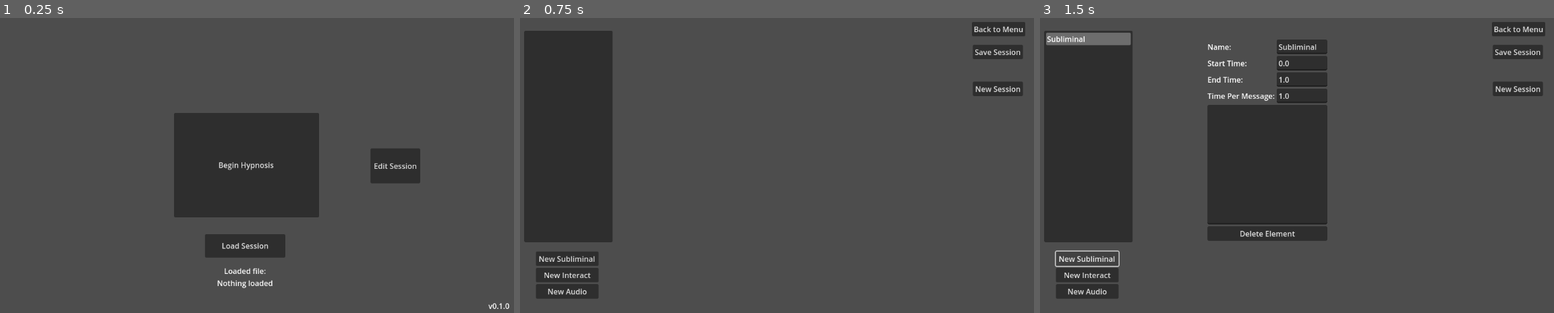
Above: before the commit, frames 1-3 (left to right).
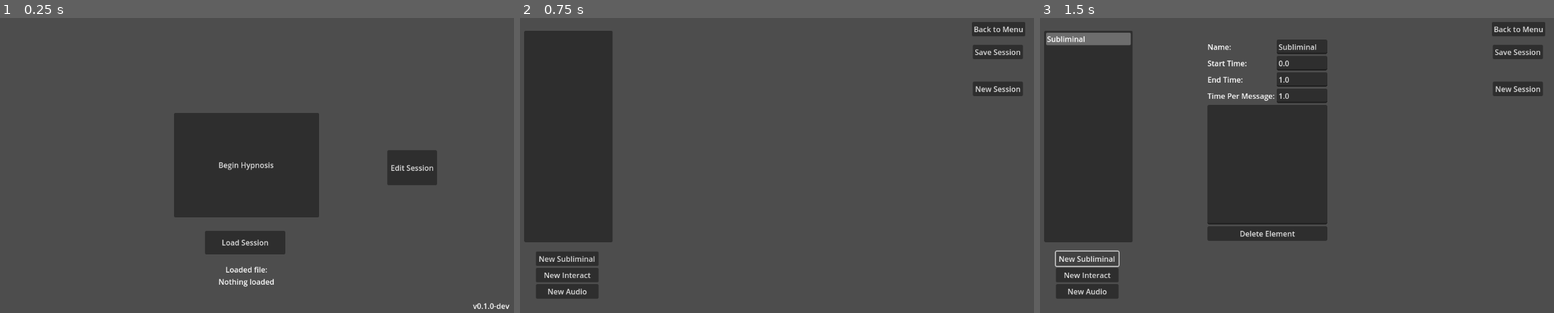
Above: after the commit, the same moments.

Repository: WinterWarp/KeyHypno
Game: Godot game, scene res://Scenes/MainMenuScene.tscn
The game is run twice, just before and just after one commit, with the same random seed, the same clock (stepped at 60 frames per second) and the same inputs.
Inputs:
- Up to frame 1 (0.25 s): no input
- Up to frame 2 (0.75 s): click "Edit Session" at 0.5 s
- Up to frame 3 (1.5 s): click "New Subliminal" at 1.25 s

The runs differ from the first frame. In frame 1, 1.8% of the frame differs, in the area x 39-100%, y 44-99%; in frame 2, nothing differs; in frame 3, nothing differs.

Commit message:
Code cleanup
Cleaned up code related to the MainMenuScene and Load Session dialog.

Diff:
--- a/Scenes/MainMenuScene.tscn
+++ b/Scenes/MainMenuScene.tscn
@@ -23,40 +23,49 @@
 grow_vertical = 2
 text = "Begin Hypnosis"
 
-[node name="SelectSession" type="FileDialog" parent="MainMenuUI"]
-auto_translate_mode = 1
-title = "Open a File"
-initial_position = 4
-size = Vector2i(800, 450)
-ok_button_text = "Open"
-file_mode = 0
-access = 2
-filters = PackedStringArray("*.hypsav")
-script = ExtResource("2_s3swi")
+[node name="SessionSelectButton" type="Button" parent="MainMenuUI"]
+anchors_preset = 8
+anchor_left = 0.5
+anchor_top = 0.5
+anchor_right = 0.5
+anchor_bottom = 0.5
+offset_left = -89.0
+offset_top = 141.0
+offset_right = 83.0
+offset_bottom = 191.0
+grow_horizontal = 2
+grow_vertical = 2
+text = "Load Session"
+
+[node name="BeginEditingButton" type="Button" parent="MainMenuUI"]
+anchors_preset = 6
+anchor_left = 1.0
+anchor_top = 0.5
+anchor_right = 1.0
+anchor_bottom = 0.5
+offset_left = -275.0
+offset_top = -32.0
+offset_right = -169.0
+offset_bottom = 43.0
+grow_horizontal = 0
+grow_vertical = 2
+text = "Edit Session"
 
 [node name="SessionSelectedLabel" type="Label" parent="MainMenuUI"]
-offset_left = 487.0
-offset_top = 539.0
-offset_right = 659.0
-offset_bottom = 651.0
+anchors_preset = 7
+anchor_left = 0.5
+anchor_top = 1.0
+anchor_right = 0.5
+anchor_bottom = 1.0
+offset_left = -348.0
+offset_top = -112.0
+offset_right = 348.0
+grow_horizontal = 2
+grow_vertical = 0
 text = "Loaded file:
 Nothing loaded"
 horizontal_alignment = 1
 autowrap_mode = 3
-
-[node name="BeginEditingButton" type="Button" parent="MainMenuUI"]
-offset_left = 841.0
-offset_top = 288.0
-offset_right = 947.0
-offset_bottom = 363.0
-text = "Edit Session"
-
-[node name="SessionSelectButton" type="Button" parent="MainMenuUI"]
-offset_left = 487.0
-offset_top = 472.0
-offset_right = 659.0
-offset_bottom = 522.0
-text = "Load Session"
 
 [node name="VersionLabel" type="Label" parent="MainMenuUI"]
 anchors_preset = 3
@@ -70,12 +79,23 @@
 offset_bottom = -11.0
 grow_horizontal = 0
 grow_vertical = 0
-text = "v0.1.0"
+text = "v0.1.0-dev"
 horizontal_alignment = 2
+
+[node name="SelectSession" type="FileDialog" parent="MainMenuUI"]
+auto_translate_mode = 1
+title = "Open a File"
+initial_position = 4
+size = Vector2i(800, 450)
+ok_button_text = "Open"
+file_mode = 0
+access = 2
+filters = PackedStringArray("*.hypsav")
+script = ExtResource("2_s3swi")
 
 [node name="SceneContainer" type="Node2D" parent="."]
 
-[connection signal="pressed" from="MainMenuUI/BeginHypnosisButton" to="." method="_on_begin_hypnosis_pressed"]
-[connection signal="file_selected" from="MainMenuUI/SelectSession" to="MainMenuUI/SelectSession" method="_on_FileDialog_file_selected"]
-[connection signal="pressed" from="MainMenuUI/BeginEditingButton" to="." method="_on_begin_editing_button_pressed"]
-[connection signal="pressed" from="MainMenuUI/SessionSelectButton" to="MainMenuUI/SelectSession" method="_on_load_file_pressed"]
+[connection signal="pressed" from="MainMenuUI/BeginHypnosisButton" to="." method="_handle_begin_hypnosis_pressed"]
+[connection signal="pressed" from="MainMenuUI/SessionSelectButton" to="MainMenuUI/SelectSession" method="_handle_load_file_pressed"]
+[connection signal="pressed" from="MainMenuUI/BeginEditingButton" to="." method="_handle_begin_editing_button_pressed"]
+[connection signal="file_selected" from="MainMenuUI/SelectSession" to="MainMenuUI/SelectSession" method="_handle_file_selected"]
--- a/Scripts/Editing/editing_scene.gd
+++ b/Scripts/Editing/editing_scene.gd
@@ -192,3 +192,8 @@
 
 func _on_new_session_confirmation_dialog_confirmed() -> void:
 	on_new_session_confirmed.emit()
+
+
+func set_session_data(in_session_data: SessionData) -> void:
+	open_session_data = in_session_data
+	refresh()
--- a/Scripts/FirstScreen/main_menu_scene.gd
+++ b/Scripts/FirstScreen/main_menu_scene.gd
@@ -1,8 +1,12 @@
 extends Node2D
+
+const SESSION_SELECTED_LABEL_DEFAULT_VALUE = "Loaded file:\nNothing loaded"
+
 
 var _canvas: CanvasLayer
 var _session_selected_label: Label
 var _scene_container: Node2D
+var _select_session_dialog: FileDialog
 var session_data : SessionData
 
 var _hypno_scene_res: Resource = preload("res://Scenes/HypnoScene.tscn")
@@ -16,71 +20,83 @@
 	_canvas = $MainMenuUI
 	_session_selected_label = $MainMenuUI/SessionSelectedLabel
 	_scene_container = $SceneContainer
+	_select_session_dialog = $MainMenuUI/SelectSession
+
+	_session_selected_label.text = SESSION_SELECTED_LABEL_DEFAULT_VALUE
+	_select_session_dialog.on_session_file_selected.connect(_handle_session_file_selected)
+
 	session_data = SessionData.new()
 	add_child(session_data)
 
 
-func start_hypno():
-	_canvas.visible = false
+func _start_hypno():
+	_set_main_menu_visibility(false)
 	if _hypno_scene == null:
 		_hypno_scene = _hypno_scene_res.instantiate()
 		_scene_container.add_child(_hypno_scene)
-		_hypno_scene.hidden.connect(_on_hypno_scene_hidden)
+		_hypno_scene.hidden.connect(_handle_hypno_scene_hidden)
 	_hypno_scene.show()
 	_hypno_scene.active_session_data = session_data
 	_hypno_scene.begin_session()
 
 
-func start_editing():
-	_canvas.visible = false
+func _start_editing():
+	_set_main_menu_visibility(false)
 	if _editing_scene == null:
 		_editing_scene = _editing_scene_res.instantiate()
 		_scene_container.add_child(_editing_scene)
-		_editing_scene.hidden.connect(_on_editing_scene_hidden)
+		_editing_scene.hidden.connect(_handle_editing_scene_hidden)
 		_editing_scene.on_new_session_confirmed.connect(_handle_editing_scene_new_session_confirmed)
-	_editing_scene.open_session_data = session_data
-	_editing_scene.refresh()
+	_editing_scene.set_session_data(session_data)
 	_editing_scene.show()
 
 
-func load_session(path):
+func _load_session(path):
 	session_data.load_from_file(path)
 	_session_selected_label.text = "Loaded file:\n" + path.get_file()  # don't clobber up the label with a really long path
 
 
-func go_to_main_menu():
-	_canvas.visible = true
+func _go_to_main_menu():
+	_set_main_menu_visibility(true)
 
 
-func exit():
+func _exit():
+	# Never called?
 	get_tree().root.propagate_notification(NOTIFICATION_WM_CLOSE_REQUEST)
 	get_tree().quit()
 
 
 func _on_exit_pressed():
-	exit()
+	_exit()
 
 
-func _on_begin_hypnosis_pressed():
-	start_hypno()
+func _set_main_menu_visibility(in_visible: bool) -> void:
+	_canvas.visible = in_visible
 
 
-func _on_hypno_scene_hidden() -> void:
-	go_to_main_menu()
+func _handle_begin_hypnosis_pressed():
+	_start_hypno()
 
 
-func _on_begin_editing_button_pressed():
-	start_editing()
+func _handle_hypno_scene_hidden() -> void:
+	_go_to_main_menu()
 
 
-func _on_editing_scene_hidden() -> void:
-	go_to_main_menu()
+func _handle_begin_editing_button_pressed():
+	_start_editing()
+
+
+func _handle_editing_scene_hidden() -> void:
+	_editing_scene.set_session_data(null)
+	_go_to_main_menu()
 
 
 func _handle_editing_scene_new_session_confirmed() -> void:
+	remove_child(session_data)
 	session_data = SessionData.new()
 	add_child(session_data)
-	# TODO: detach old session data???
-	_session_selected_label.text = "Loaded file:\nNothing loaded"
-	_editing_scene.open_session_data = session_data
-	_editing_scene.refresh()
+	_session_selected_label.text = SESSION_SELECTED_LABEL_DEFAULT_VALUE
+	_editing_scene.set_session_data(session_data)
+
+func _handle_session_file_selected(path: String) -> void:
+	_load_session(path)
--- a/Scripts/FirstScreen/select_session.gd
+++ b/Scripts/FirstScreen/select_session.gd
@@ -1,24 +1,21 @@
 extends FileDialog
 
-var selectedfile
-var Main: Node2D
-
-# Called when the node enters the scene tree for the first time.
-func _ready() -> void:
-	Main = $"../.."
-	pass # Replace with function body.
-
-func _on_FileDialog_file_selected(path: String):
-	match path.right(6).to_lower():
-		"hypsav":
-			Main.load_session(path)
-		_:
-			print("unexpected file type")
+signal on_session_file_selected(path: String)
 
 
-func _on_load_file_pressed():
-	popup()
+func _ready() -> void:
+	pass
 
 
-func _on_demo_session_1_button_pressed() -> void:
-	pass # Replace with function body.
+func _handle_file_selected(path: String):
+	var extension: String = path.get_extension()
+	match extension:
+		"hypsav":
+			on_session_file_selected.emit(path)
+		_:
+			# TODO: show a user-facing error message
+			print("Expected hypsav file, cannot process '", path.get_file(), "'")
+
+
+func _handle_load_file_pressed():
+	popup()
